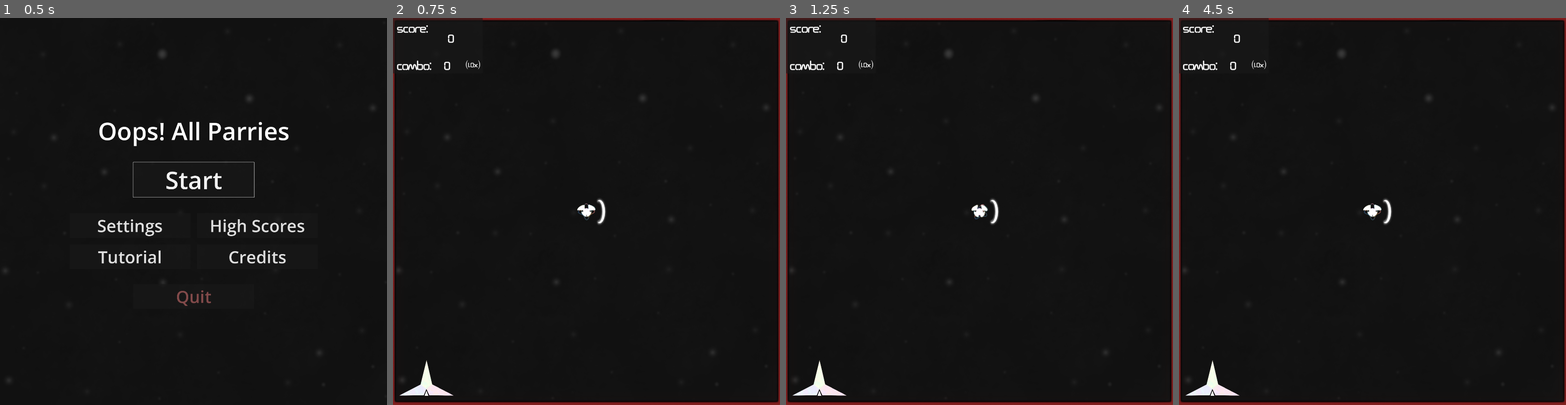
Above: before the commit, frames 1-4 (left to right).
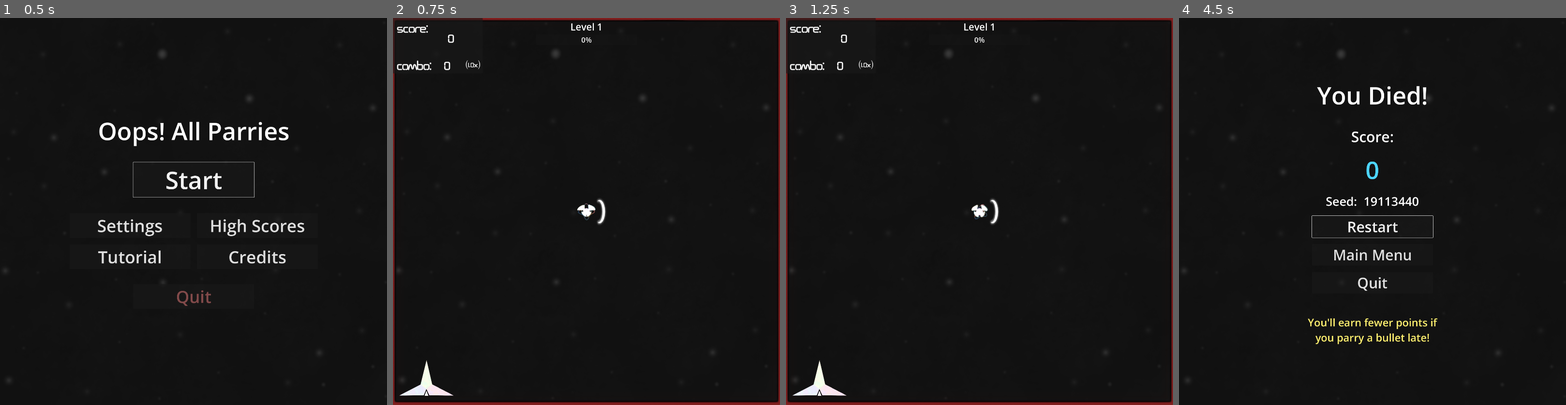
Above: after the commit, the same moments.

Repository: Restra9423/Jamfest-Spring-2026
Game: Godot game, scene res://UI/title.tscn
Same seed, same stepped clock (60 frames per second), same inputs: the game is played once before the commit and once after it.
Inputs (mouse positions are in pixels of both pictures, inside the frame that each line leads up to):
- Up to frame 1 (0.5 s): no input
- Up to frame 2 (0.75 s): click "Start" at 0.5 s
- Up to frame 3 (1.25 s): no input
- Up to frame 4 (4.5 s): move the mouse to (1391, 211) at 1.27 s; hold W (Up) 1.28-4.25 s; click (1391, 211) at 1.35 s; move the mouse to (1353, 211) at 2.02 s; tap Down (AimDown) at 2.1 s; click (1353, 211) at 2.3 s; move the mouse to (1380, 203) at 2.77 s; tap Left (AimLeft) at 2.85 s; click (1380, 203) at 3.05 s; move the mouse to (1368, 219) at 3.52 s; tap Right (AimRight) at 3.6 s; click (1368, 219) at 3.8 s; click (1372, 226) at 4.25 s, where only the run before the commit has a clickable "Restart"

Frame 1 is identical in both runs. In frame 2, less than 0.1% of the frame differs, in the area x 46-54%, y 1-7%; in frame 3, less than 0.1%; in frame 4, 5.1%, in the area x 0-100%, y 0-100%.

Commit message:
Big Progression Changes
Levels have been completely reworked. The total amount of levels has been doubled, and earlygame progression goes much quicker. Combos have also been reworked to cap at 40, but taking damage with max combo only resets it to 20 and ignores that hit. Also added a level progress bar that shows how close you are to the next level.

Diff:
--- a/Levels/world_scene.tscn
+++ b/Levels/world_scene.tscn
@@ -10,6 +10,7 @@
 [ext_resource type="Shader" uid="uid://cmbmwj71tcgdj" path="res://Art/Shaders/valueShift.gdshader" id="5_d1005"]
 [ext_resource type="Texture2D" uid="uid://cplw44st4q4vj" path="res://Art/HeathBar2.png" id="6_42d7d"]
 [ext_resource type="Texture2D" uid="uid://hjvphaxd5iyy" path="res://Art/HeathBar3.png" id="7_fcaoe"]
+[ext_resource type="PackedScene" uid="uid://sko4g3jqxl4l" path="res://Prefabs/UI & UX/LevelProgressBar.tscn" id="8_6oujl"]
 [ext_resource type="Texture2D" uid="uid://b4bcn08hdr3ho" path="res://Art/HeathBar1.png" id="8_syw1v"]
 [ext_resource type="PackedScene" uid="uid://bl5wfjm3n1uv5" path="res://UI/pause.tscn" id="11_adrbb"]
 
@@ -17,8 +18,9 @@
 shader = ExtResource("5_d1005")
 shader_parameter/value_shift = 0.0
 
-[node name="WorldScene" type="Node2D" unique_id=1086633574]
+[node name="WorldScene" type="Node2D" unique_id=1086633574 node_paths=PackedStringArray("levelProgressBar")]
 script = ExtResource("1_fcaoe")
+levelProgressBar = NodePath("LevelProgressBar")
 
 [node name="Camera2D" type="Camera2D" parent="." unique_id=583817535 groups=["Camera"]]
 
@@ -30,7 +32,8 @@
 health1 = NodePath("../HeathBar1")
 scoreManager = NodePath("../ScoreManager")
 
-[node name="PatternSpawner" parent="." unique_id=680363320 instance=ExtResource("2_47q4h")]
+[node name="PatternSpawner" parent="." unique_id=680363320 node_paths=PackedStringArray("levelProgressBar") instance=ExtResource("2_47q4h")]
+levelProgressBar = NodePath("../LevelProgressBar")
 
 [node name="LevelBounds" parent="." unique_id=1305599879 instance=ExtResource("3_fcaoe")]
 
@@ -39,12 +42,22 @@
 scale = Vector2(1.04, 1.04)
 texture = ExtResource("5_adrbb")
 
-[node name="ScoreManager" parent="." unique_id=791273218 instance=ExtResource("3_gajq0")]
+[node name="ScoreManager" parent="." unique_id=791273218 node_paths=PackedStringArray("levelProgressBar") instance=ExtResource("3_gajq0")]
 z_index = 2
 offset_left = -960.0
 offset_top = -960.0
 offset_right = -515.0
 offset_bottom = -685.0
+levelProgressBar = NodePath("../LevelProgressBar")
+
+[node name="LevelProgressBar" parent="." unique_id=1213569923 instance=ExtResource("8_6oujl")]
+anchors_preset = 5
+anchor_left = 0.5
+anchor_right = 0.5
+anchor_bottom = 0.0
+offset_top = -950.0
+offset_bottom = -950.0
+grow_vertical = 1
 
 [node name="Background" type="Sprite2D" parent="." unique_id=203242074]
 z_index = -5
--- /dev/null
+++ b/Prefabs/Bullet Patterns/Push Patterns/PushPattern1.tscn
@@ -0,0 +1,24 @@
+[gd_scene format=3 uid="uid://cusie7jxxcoh8"]
+
+[ext_resource type="Script" uid="uid://hj8v4jdh4olm" path="res://Scripts/Pattern Scripts/bulletPattern.gd" id="1_1130y"]
+[ext_resource type="PackedScene" uid="uid://tp7r53disc88" path="res://Prefabs/Bullets/PushBullet.tscn" id="2_5ujg5"]
+
+[node name="PushPattern1" type="Node2D" unique_id=448704251]
+script = ExtResource("1_1130y")
+spawnCooldown = 4.0
+
+[node name="PushBullet" parent="." unique_id=1518870708 instance=ExtResource("2_5ujg5")]
+position = Vector2(-1984, -695)
+speed = 500.0
+
+[node name="PushBullet2" parent="." unique_id=2026895863 instance=ExtResource("2_5ujg5")]
+position = Vector2(-1284, 695)
+speed = 500.0
+
+[node name="PushBullet3" parent="." unique_id=1347840736 instance=ExtResource("2_5ujg5")]
+position = Vector2(-2684, 165)
+speed = 500.0
+
+[node name="PushBullet4" parent="." unique_id=1463542821 instance=ExtResource("2_5ujg5")]
+position = Vector2(-3384, -165)
+speed = 500.0
--- a/Prefabs/Bullet Patterns/PushPattern1.tscn
+++ /dev/null
@@ -1,24 +0,0 @@
-[gd_scene format=3 uid="uid://cusie7jxxcoh8"]
-
-[ext_resource type="Script" uid="uid://hj8v4jdh4olm" path="res://Scripts/Pattern Scripts/bulletPattern.gd" id="1_bldfl"]
-[ext_resource type="PackedScene" uid="uid://tp7r53disc88" path="res://Prefabs/Bullets/PushBullet.tscn" id="2_ugugn"]
-
-[node name="PushPattern1" type="Node2D" unique_id=448704251]
-script = ExtResource("1_bldfl")
-spawnCooldown = 4.0
-
-[node name="PushBullet" parent="." unique_id=1518870708 instance=ExtResource("2_ugugn")]
-position = Vector2(-1984, -695)
-speed = 500.0
-
-[node name="PushBullet2" parent="." unique_id=2026895863 instance=ExtResource("2_ugugn")]
-position = Vector2(-1284, 695)
-speed = 500.0
-
-[node name="PushBullet3" parent="." unique_id=1347840736 instance=ExtResource("2_ugugn")]
-position = Vector2(-2684, 165)
-speed = 500.0
-
-[node name="PushBullet4" parent="." unique_id=1463542821 instance=ExtResource("2_ugugn")]
-position = Vector2(-3384, -165)
-speed = 500.0
--- a/Prefabs/PatternSpawner.tscn
+++ b/Prefabs/PatternSpawner.tscn
@@ -9,13 +9,13 @@
 [ext_resource type="PackedScene" uid="uid://bjp3gpj3rvffl" path="res://Prefabs/Bullet Patterns/LinePattern.tscn" id="7_02fpo"]
 [ext_resource type="PackedScene" uid="uid://djg5mj3kja0qq" path="res://Prefabs/Bullet Patterns/WavePattern.tscn" id="8_8dslv"]
 [ext_resource type="PackedScene" uid="uid://dejoq8cfsmchq" path="res://Prefabs/Bullet Patterns/Homing Patterns/HomingPattern1.tscn" id="9_ru17v"]
-[ext_resource type="PackedScene" uid="uid://cusie7jxxcoh8" path="res://Prefabs/Bullet Patterns/PushPattern1.tscn" id="10_mnkuo"]
 [ext_resource type="PackedScene" uid="uid://xgwhj7wj6j8m" path="res://Prefabs/Bullet Patterns/Homing Patterns/SnakePattern1.tscn" id="11_758bo"]
 [ext_resource type="PackedScene" uid="uid://cy2360a3xr617" path="res://Prefabs/Bullet Patterns/Orbit Patterns/OrbitPattern1.tscn" id="12_1urmc"]
 [ext_resource type="PackedScene" uid="uid://30mcbssxr2ge" path="res://Prefabs/Bullet Patterns/Homing Patterns/HomingPattern2.tscn" id="12_tdlvc"]
+[ext_resource type="PackedScene" uid="uid://cusie7jxxcoh8" path="res://Prefabs/Bullet Patterns/Push Patterns/PushPattern1.tscn" id="13_02fpo"]
 [ext_resource type="PackedScene" uid="uid://b15l5m5h8lk81" path="res://Prefabs/Bullet Patterns/Homing Patterns/SnakePattern2.tscn" id="13_jx3da"]
 [ext_resource type="PackedScene" uid="uid://b81esshntjxnf" path="res://Prefabs/Bullet Patterns/Landmine Patterns/LandmineWavePattern1.tscn" id="14_02fpo"]
-[ext_resource type="PackedScene" uid="uid://2d4og5hcoxpw" path="res://Prefabs/Bullet Patterns/PushPattern2.tscn" id="14_lntha"]
+[ext_resource type="PackedScene" uid="uid://2d4og5hcoxpw" path="res://Prefabs/Bullet Patterns/Push Patterns/PushPattern2.tscn" id="14_8dslv"]
 [ext_resource type="PackedScene" uid="uid://b4ex5xt13dp3o" path="res://Prefabs/Bullet Patterns/Bomb Patterns/BigBombPattern.tscn" id="15_2xk7t"]
 [ext_resource type="PackedScene" uid="uid://dchtm1boreqc7" path="res://Prefabs/Bullet Patterns/Landmine Patterns/CometPattern1.tscn" id="15_8dslv"]
 [ext_resource type="PackedScene" uid="uid://6tr2v133uwg5" path="res://Prefabs/Bullet Patterns/Landmine Patterns/CometPattern2.tscn" id="16_ru17v"]
@@ -36,11 +36,16 @@
 
 [node name="PatternSpawner" type="Node2D" unique_id=680363320]
 script = ExtResource("1_2sovd")
-easyPatterns = Array[PackedScene]([ExtResource("15_8dslv"), ExtResource("16_ru17v"), ExtResource("7_02fpo"), ExtResource("2_5o01j"), ExtResource("4_758bo"), ExtResource("3_mnkuo"), ExtResource("5_tdlvc"), ExtResource("6_jx3da"), ExtResource("8_8dslv"), ExtResource("9_ru17v"), ExtResource("12_1urmc")])
-mediumPatterns = Array[PackedScene]([ExtResource("15_8dslv"), ExtResource("16_ru17v"), ExtResource("9_ru17v"), ExtResource("12_tdlvc"), ExtResource("7_02fpo"), ExtResource("2_5o01j"), ExtResource("4_758bo"), ExtResource("10_mnkuo"), ExtResource("14_lntha"), ExtResource("11_758bo"), ExtResource("3_mnkuo"), ExtResource("5_tdlvc"), ExtResource("6_jx3da"), ExtResource("8_8dslv"), ExtResource("12_1urmc"), ExtResource("17_ky7yq")])
-hardPatterns = Array[PackedScene]([ExtResource("17_luylw"), ExtResource("19_g8jf1"), ExtResource("15_8dslv"), ExtResource("16_ru17v"), ExtResource("9_ru17v"), ExtResource("12_tdlvc"), ExtResource("14_02fpo"), ExtResource("7_02fpo"), ExtResource("2_5o01j"), ExtResource("19_mcwy1"), ExtResource("10_mnkuo"), ExtResource("14_lntha"), ExtResource("11_758bo"), ExtResource("13_jx3da"), ExtResource("3_mnkuo"), ExtResource("5_tdlvc"), ExtResource("6_jx3da"), ExtResource("8_8dslv"), ExtResource("27_dupqx"), ExtResource("17_ky7yq"), ExtResource("31_eipd6")])
-superHardPatterns = Array[PackedScene]([ExtResource("15_2xk7t"), ExtResource("17_luylw"), ExtResource("19_g8jf1"), ExtResource("22_cdetl"), ExtResource("18_yv4v0"), ExtResource("15_8dslv"), ExtResource("16_ru17v"), ExtResource("9_ru17v"), ExtResource("12_tdlvc"), ExtResource("14_02fpo"), ExtResource("7_02fpo"), ExtResource("23_y65w7"), ExtResource("24_cdetl"), ExtResource("19_mcwy1"), ExtResource("10_mnkuo"), ExtResource("14_lntha"), ExtResource("11_758bo"), ExtResource("13_jx3da"), ExtResource("5_tdlvc"), ExtResource("6_jx3da"), ExtResource("8_8dslv"), ExtResource("27_dupqx"), ExtResource("17_ky7yq"), ExtResource("29_qngvu"), ExtResource("31_eipd6"), ExtResource("30_u7ahc"), ExtResource("32_5mpc5"), ExtResource("33_yb3ed")])
 testPatterns = Array[PackedScene]([ExtResource("29_qngvu"), ExtResource("17_ky7yq")])
+levelOnePatterns = Array[PackedScene]([ExtResource("4_758bo"), ExtResource("2_5o01j"), ExtResource("6_jx3da")])
+levelTwoPatterns = Array[PackedScene]([ExtResource("4_758bo"), ExtResource("5_tdlvc"), ExtResource("2_5o01j"), ExtResource("3_mnkuo"), ExtResource("6_jx3da"), ExtResource("8_8dslv")])
+levelThreePatterns = Array[PackedScene]([ExtResource("4_758bo"), ExtResource("5_tdlvc"), ExtResource("2_5o01j"), ExtResource("3_mnkuo"), ExtResource("6_jx3da"), ExtResource("8_8dslv"), ExtResource("7_02fpo"), ExtResource("9_ru17v"), ExtResource("12_1urmc")])
+levelFourPatterns = Array[PackedScene]([ExtResource("2_5o01j"), ExtResource("3_mnkuo"), ExtResource("4_758bo"), ExtResource("5_tdlvc"), ExtResource("6_jx3da"), ExtResource("8_8dslv"), ExtResource("7_02fpo"), ExtResource("9_ru17v"), ExtResource("12_1urmc"), ExtResource("13_02fpo"), ExtResource("14_8dslv")])
+levelFivePatterns = Array[PackedScene]([ExtResource("23_y65w7"), ExtResource("24_cdetl"), ExtResource("4_758bo"), ExtResource("5_tdlvc"), ExtResource("6_jx3da"), ExtResource("8_8dslv"), ExtResource("7_02fpo"), ExtResource("9_ru17v"), ExtResource("27_dupqx"), ExtResource("13_02fpo"), ExtResource("14_8dslv"), ExtResource("12_tdlvc"), ExtResource("11_758bo")])
+levelSixPatterns = Array[PackedScene]([ExtResource("23_y65w7"), ExtResource("24_cdetl"), ExtResource("4_758bo"), ExtResource("5_tdlvc"), ExtResource("6_jx3da"), ExtResource("8_8dslv"), ExtResource("7_02fpo"), ExtResource("9_ru17v"), ExtResource("12_1urmc"), ExtResource("13_02fpo"), ExtResource("14_8dslv"), ExtResource("12_tdlvc"), ExtResource("11_758bo"), ExtResource("13_jx3da"), ExtResource("17_ky7yq"), ExtResource("17_luylw"), ExtResource("19_g8jf1")])
+levelSevenPatterns = Array[PackedScene]([ExtResource("23_y65w7"), ExtResource("24_cdetl"), ExtResource("19_mcwy1"), ExtResource("5_tdlvc"), ExtResource("6_jx3da"), ExtResource("14_02fpo"), ExtResource("7_02fpo"), ExtResource("9_ru17v"), ExtResource("12_1urmc"), ExtResource("13_02fpo"), ExtResource("14_8dslv"), ExtResource("12_tdlvc"), ExtResource("11_758bo"), ExtResource("13_jx3da"), ExtResource("17_ky7yq"), ExtResource("17_luylw"), ExtResource("19_g8jf1"), ExtResource("15_2xk7t"), ExtResource("29_qngvu"), ExtResource("15_8dslv"), ExtResource("16_ru17v")])
+levelEightPatterns = Array[PackedScene]([ExtResource("23_y65w7"), ExtResource("24_cdetl"), ExtResource("19_mcwy1"), ExtResource("5_tdlvc"), ExtResource("6_jx3da"), ExtResource("7_02fpo"), ExtResource("9_ru17v"), ExtResource("13_02fpo"), ExtResource("14_8dslv"), ExtResource("12_tdlvc"), ExtResource("11_758bo"), ExtResource("13_jx3da"), ExtResource("17_ky7yq"), ExtResource("17_luylw"), ExtResource("19_g8jf1"), ExtResource("15_2xk7t"), ExtResource("29_qngvu"), ExtResource("15_8dslv"), ExtResource("16_ru17v"), ExtResource("31_eipd6"), ExtResource("30_u7ahc"), ExtResource("27_dupqx"), ExtResource("14_02fpo")])
+levelNinePatterns = Array[PackedScene]([ExtResource("23_y65w7"), ExtResource("24_cdetl"), ExtResource("19_mcwy1"), ExtResource("5_tdlvc"), ExtResource("6_jx3da"), ExtResource("7_02fpo"), ExtResource("9_ru17v"), ExtResource("13_02fpo"), ExtResource("14_8dslv"), ExtResource("12_tdlvc"), ExtResource("11_758bo"), ExtResource("13_jx3da"), ExtResource("17_ky7yq"), ExtResource("17_luylw"), ExtResource("19_g8jf1"), ExtResource("15_2xk7t"), ExtResource("29_qngvu"), ExtResource("15_8dslv"), ExtResource("16_ru17v"), ExtResource("31_eipd6"), ExtResource("30_u7ahc"), ExtResource("27_dupqx"), ExtResource("22_cdetl"), ExtResource("18_yv4v0"), ExtResource("33_yb3ed"), ExtResource("32_5mpc5"), ExtResource("14_02fpo")])
 
 [node name="WaveTimer" type="Timer" parent="." unique_id=869479075]
 wait_time = 2.0
--- a/Prefabs/Player.tscn
+++ b/Prefabs/Player.tscn
@@ -68,7 +68,7 @@
 one_shot = true
 
 [node name="iFrames" type="Timer" parent="." unique_id=1050345811]
-wait_time = 0.5
+wait_time = 0.75
 one_shot = true
 
 [connection signal="area_entered" from="Area2D" to="." method="_on_area_2d_area_entered"]
--- /dev/null
+++ b/Prefabs/UI & UX/LevelProgressBar.tscn
@@ -0,0 +1,34 @@
+[gd_scene format=3 uid="uid://sko4g3jqxl4l"]
+
+[ext_resource type="Script" uid="uid://b315njo8itwio" path="res://Scripts/levelProgressBar.gd" id="1_bm34h"]
+
+[node name="LevelProgressBar" type="Control" unique_id=1213569923]
+layout_mode = 3
+anchors_preset = 15
+anchor_right = 1.0
+anchor_bottom = 1.0
+grow_horizontal = 2
+grow_vertical = 2
+script = ExtResource("1_bm34h")
+
+[node name="VBoxContainer" type="VBoxContainer" parent="." unique_id=958352579]
+layout_mode = 1
+anchors_preset = 5
+anchor_left = 0.5
+anchor_right = 0.5
+offset_left = -20.0
+offset_right = 20.0
+offset_bottom = 40.0
+grow_horizontal = 2
+
+[node name="Label" type="Label" parent="VBoxContainer" unique_id=229430146]
+layout_mode = 2
+theme_override_font_sizes/font_size = 48
+text = "Level 1"
+horizontal_alignment = 1
+vertical_alignment = 1
+
+[node name="ProgressBar" type="ProgressBar" parent="VBoxContainer" unique_id=636162287]
+custom_minimum_size = Vector2(500, 0)
+layout_mode = 2
+theme_override_font_sizes/font_size = 36
--- a/Scripts/Pattern Scripts/bulletPattern.gd
+++ b/Scripts/Pattern Scripts/bulletPattern.gd
@@ -2,7 +2,6 @@
 extends Node2D
 
 @export var groupParryValue : int
-@export var totalWaves : int = 0
 @export var spawnCooldown : float = 0.0
 
 var groups : Dictionary = {}
@@ -16,13 +15,6 @@
 
 			#initialize bullet sprite
 			child.initializeSprite(child.myShape)
-
-			#set bullet speed
-			if totalWaves > 0:
-				if "shrapnelCount" in child:
-					pass
-				else:
-					child.speed *= pow(1.001, totalWaves)
 
 			#reparent ungrouped bullets, catalog grouped bullets, set homing targets
 			if child.groupID == 0:
@@ -46,6 +38,18 @@
 	#delete pattern if it has no grouped bullets
 	if !hasGroupedBullets():
 		queue_free.call_deferred()
+
+func setBulletSpeed(totalWaves: int, currentDifficulty: int) -> void:
+	for child in get_children():
+		if child is Bullet:
+			#set bullet speed
+			if currentDifficulty == 1:
+				child.speed *= 0.8
+			elif totalWaves > 0:
+				if "shrapnelCount" in child:
+					pass
+				else:
+					child.speed *= pow(1.001, totalWaves)
 
 func onChildParried(groupID: int, childPos : Vector2) -> void:
 	for child in get_children():
--- a/Scripts/gameManager.gd
+++ b/Scripts/gameManager.gd
@@ -1,5 +1,11 @@
 extends Node2D
+
+@export var levelProgressBar : Control
 
 func _ready() -> void:
 	ScoreCounter.resetScore()
 	AudioController.playMusic(AudioController.gameBGM)
+
+	if levelProgressBar != null:
+		ScoreCounter.setLevel(1)
+		levelProgressBar.updateLevel()
--- /dev/null
+++ b/Scripts/levelProgressBar.gd
@@ -0,0 +1,41 @@
+extends Control
+
+@onready var progressBar : ProgressBar = $VBoxContainer/ProgressBar
+@onready var levelLabel : Label = $VBoxContainer/Label
+var levelProgressPercent : float = 0.0
+var updateTracker : int = 0
+
+var levelUpThresholds : Dictionary = {
+	1: 500,
+	2: 5000,
+	3: 10000,
+	4: 20000,
+	5: 30000,
+	6: 40000,
+	7: 50000,
+	8: 60000
+}
+
+func updateProgress():
+	if (updateTracker != ScoreCounter.currentScore):
+		var initialScore = levelUpThresholds[ScoreCounter.currentLevel - 1] if ScoreCounter.currentLevel > 1 && levelUpThresholds.has(ScoreCounter.currentLevel - 1) else 0
+		var threshold = levelUpThresholds[ScoreCounter.currentLevel] if levelUpThresholds.has(ScoreCounter.currentLevel) else 0
+
+		levelProgressPercent = float(ScoreCounter.currentScore - initialScore) / float(threshold - initialScore) * 100.0
+		progressBar.value = levelProgressPercent
+		updateTracker = ScoreCounter.currentScore
+
+		if levelUp():
+			updateLevel()
+
+func levelUp() -> bool:
+	if progressBar.value >= 100.0 && levelUpThresholds.has(ScoreCounter.currentLevel):
+		return true
+	return false
+
+func updateLevel():
+	if levelUp():
+		ScoreCounter.setLevel()
+	levelLabel.text = "Level " + str(ScoreCounter.currentLevel)
+	updateTracker = -1
+	updateProgress()
--- a/Scripts/patternSpawner.gd
+++ b/Scripts/patternSpawner.gd
@@ -2,15 +2,20 @@
 
 @onready var waveTimer : Timer = $WaveTimer
 var totalWaves : float = 0.0
-var currentDifficulty : int = 0
+var currentList
 var patternRng : RandomNumberGenerator
 
-# Create difficulty-based arrays of references to each existing bullet pattern
-@export var easyPatterns : Array[PackedScene]
-@export var mediumPatterns : Array[PackedScene]
-@export var hardPatterns : Array[PackedScene]
-@export var superHardPatterns : Array[PackedScene]
+@export var levelProgressBar : Control
 @export var testPatterns : Array[PackedScene]
+@export var levelOnePatterns : Array[PackedScene]
+@export var levelTwoPatterns : Array[PackedScene]
+@export var levelThreePatterns : Array[PackedScene]
+@export var levelFourPatterns : Array[PackedScene]
+@export var levelFivePatterns : Array[PackedScene]
+@export var levelSixPatterns : Array[PackedScene]
+@export var levelSevenPatterns : Array[PackedScene]
+@export var levelEightPatterns : Array[PackedScene]
+@export var levelNinePatterns : Array[PackedScene]
 
 var patternsByDifficulty : Dictionary = {}
 var cooldownIndices : Dictionary = {}
@@ -22,30 +27,25 @@
 
 	waveTimer.wait_time = 0.0
 	patternsByDifficulty = {
-		0: easyPatterns,
-		1: mediumPatterns,
-		2: hardPatterns,
-		3: superHardPatterns,
-		4: testPatterns
+		0: testPatterns,
+		1: levelOnePatterns,
+		2: levelTwoPatterns,
+		3: levelThreePatterns,
+		4: levelFourPatterns,
+		5: levelFivePatterns,
+		6: levelSixPatterns,
+		7: levelSevenPatterns,
+		8: levelEightPatterns,
+		9: levelNinePatterns
 	}
+	# ScoreCounter.setLevel(3)
 
-# Randomly call a pattern from that array, repeat infinitely
-# Decrease time between waves over time
 func _on_wave_timer_timeout() -> void:
-	if totalWaves < 1:
-		waveTimer.wait_time = 3.0
-
-	# increase wave count
-	totalWaves += 1
-	# currentDifficulty = 3
-
 	# increase difficulty when threshold is met
-	var targetDifficulty = mini(ScoreCounter.currentScore / 20000, 3)
-	if targetDifficulty > currentDifficulty:
-		currentDifficulty += 1
+	if ScoreCounter.currentLevel != 0 && levelProgressBar != null && levelProgressBar.levelUp():
 		totalWaves = 1
-		waveTimer.wait_time = 3.0 - (0.08 * currentDifficulty)
-	var currentList = patternsByDifficulty[currentDifficulty]
+		waveTimer.wait_time = 3.0 - (0.04 * ScoreCounter.currentLevel)
+	currentList = patternsByDifficulty[ScoreCounter.currentLevel]
 
 	# get all available indices that aren't on cooldown
 	var availableIndices : Array = []
@@ -60,7 +60,7 @@
 	# spawn a pattern
 	var chosenIndex = availableIndices[patternRng.randi_range(0, availableIndices.size() - 1)]
 	var currentWave = currentList[chosenIndex].instantiate()
-	currentWave.totalWaves = totalWaves
+	currentWave.setBulletSpeed(totalWaves, ScoreCounter.currentLevel)
 	add_child(currentWave)
 
 	# create cooldown timer if pattern has a spawnCooldown
@@ -76,4 +76,13 @@
 		)
 		cooldownTimer.start()
 
-	waveTimer.wait_time *= 0.995
+	# set next wave's timer based on current level
+	if ScoreCounter.currentLevel == 1:
+		waveTimer.wait_time = 5.0
+	elif totalWaves < 1:
+		waveTimer.wait_time = 3.0
+	else:
+		waveTimer.wait_time *= 0.995
+
+	# increase wave count
+	totalWaves += 1
--- a/Scripts/playerController.gd
+++ b/Scripts/playerController.gd
@@ -140,12 +140,18 @@
 func hurt():
 	if !iFrames.time_left > 0:
 		iFrames.start()
-		health -= 1
+
+		scoreManager.clearCombo(ScoreCounter.combo)
+
+		if ScoreCounter.comboMaxed:
+			ScoreCounter.breakMaxCombo()
+		else:
+			health -= 1
+			ScoreCounter.resetCombo()
+
 		parryLength.stop()
 		parryLength.wait_time = parryLength.wait_time
 		parryLength.timeout.emit()
-		scoreManager.clearCombo(ScoreCounter.combo)
-		ScoreCounter.resetCombo()
 		blink()
 		AudioController.playSFX(AudioController.takeDamageSound, true)
 		match health:
--- a/Scripts/scoreCounter.gd
+++ b/Scripts/scoreCounter.gd
@@ -1,18 +1,37 @@
 extends Node
 
 var currentScore : int = 0
+var currentLevel : int = 0
 var scoreBeforeNewPoints : int = 0
 var combo : float = 0.0
+var comboMaxed : bool = false
 
 func incrementScore(points: int) -> void:
 	currentScore += int(points * (1 + combo/10))
 
 func incrementCombo() -> void:
-	combo += 1.0
+	if combo < 40.0:
+		combo += 1.0
+	elif !comboMaxed:
+		maxCombo()
 
 func resetCombo() -> void:
 	combo = 0.0
+	comboMaxed = false
 
 func resetScore() -> void:
 	currentScore = 0
 	scoreBeforeNewPoints = 0
+
+func setLevel(newLevel : int = -1) -> void:
+	if newLevel == -1:
+		currentLevel += 1
+	else:
+		currentLevel = newLevel
+
+func maxCombo() -> void:
+	comboMaxed = true
+
+func breakMaxCombo() -> void:
+	combo = 20.0
+	comboMaxed = false
--- a/Scripts/scoreManager.gd
+++ b/Scripts/scoreManager.gd
@@ -11,6 +11,7 @@
 
 var currentScoreDisplay : Node2D = null
 
+@export var levelProgressBar : Control
 @export var pointDisplays : PackedScene
 
 static var instance: ScoreManager
@@ -38,6 +39,9 @@
 		currentScoreDisplay.get_node("Label").text = "+" + str(accumulatedPoints)
 		currentScoreDisplay.get_node("Label").modulate = Color.CHARTREUSE
 		currentScoreDisplay.get_node("Label").add_theme_font_size_override("font_size", 60)
+
+	if levelProgressBar != null:
+		levelProgressBar.updateProgress()
 
 func updateCombo():
 	comboDisplay.text = str(int(ScoreCounter.combo))
Renamed: Prefabs/Bullet Patterns/PushPattern2.tscn -> Prefabs/Bullet Patterns/Push Patterns/PushPattern2.tscn
Not shown, added: Scripts/levelProgressBar.gd.uid
